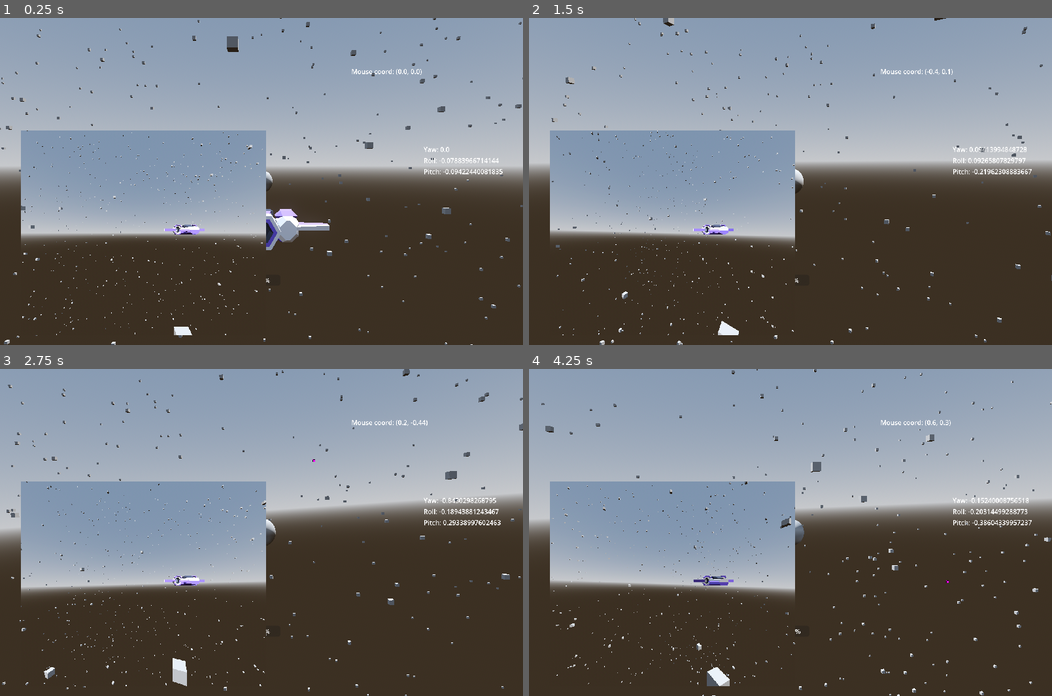
Above: before the commit, frames 1-4 (two rows, left to right).
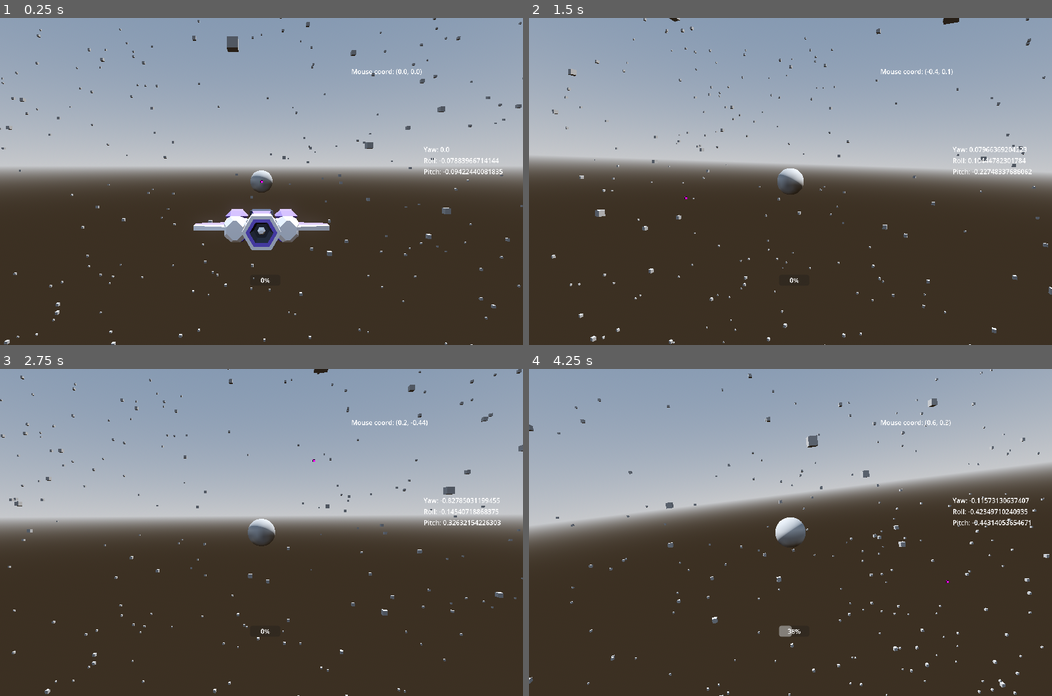
Above: after the commit, the same moments.

Repository: cgorto/space-ships
Game: Godot game, scene res://scenes/test_scene.tscn
Two runs of this game, one before a commit and one after it. Both use one fixed random seed, a clock stepped at 60 frames per second and the inputs below.
Inputs (mouse positions are in pixels of both pictures, inside the frame that each line leads up to):
- Up to frame 1 (0.25 s): no input
- Up to frame 2 (1.5 s): move the mouse to (905, 165) at 0.52 s; hold D (move_right) 0.53-1.28 s; move the mouse to (685, 197) at 1.27 s; hold S (move_backward) from 1.28 s (still down)
- Up to frame 3 (2.75 s): move the mouse to (313, 460) at 2.02 s; release S (move_backward) at 2.03 s; hold D (move_right) from 2.03 s (still down)
- Up to frame 4 (4.25 s): move the mouse to (764, 597) at 2.77 s; release D (move_right) at 2.78 s; hold W (move_forward) 2.78-3.53 s; move the mouse to (947, 581) at 3.52 s; hold A (move_left) from 3.53 s (still down)

The runs differ from the first frame. In frame 1, 16% of the frame differs, in the area x 4-51%, y 34-97%; in frame 2, 20%; in frame 3, 22%; in frame 4, 24%, in the area x 0-100%, y 0-100%.

Commit message:
corrected look ahead dir

Diff:
--- a/scenes/game_object/ship_camera/camera_rig.gd
+++ b/scenes/game_object/ship_camera/camera_rig.gd
@@ -5,9 +5,9 @@
 @export var fancy_cam: bool
 
 @export_category("Lookahead Values")
-@export var horizontal_turn_angle: float = deg_to_rad(15)
-@export var vertical_turn_up_angle: float = deg_to_rad(5)
-@export var vertical_turn_down_angle: float = deg_to_rad(15)
+@export var horizontal_turn_angle: float = deg_to_rad(30)
+@export var vertical_turn_up_angle: float = deg_to_rad(10)
+@export var vertical_turn_down_angle: float = deg_to_rad(30)
 
 @onready var camera: Node3D = $LookAheadRig/MainCamera
 @onready var look_ahead_rig: Node3D = $LookAheadRig
@@ -43,15 +43,43 @@
 	mouse_screen_y = clamp(mouse_screen_y, -1.0, 1.0)
 
 	var horizontal: float = horizontal_turn_angle * mouse_screen_x
-	var vertical: float = vertical_turn_up_angle * mouse_screen_y if mouse_screen_y < 0.0 else vertical_turn_down_angle * mouse_screen_y
+	var vertical: float = vertical_turn_down_angle * mouse_screen_y if mouse_screen_y < 0.0 else vertical_turn_up_angle * mouse_screen_y
 
-	var target_rotation: Quaternion = Quaternion.from_euler(Vector3(-vertical, - horizontal , 0))
-	look_ahead_rig.quaternion = Util.qt_damp(-look_ahead_rig.quaternion,target_rotation, smooth_speed, delta)
+	var target_rotation: Quaternion = Quaternion.from_euler(Vector3(-vertical, horizontal , 0))
+	look_ahead_rig.transform.basis = Basis(Util.qt_damp(look_ahead_rig.quaternion,target_rotation, smooth_speed, delta))
 
 	var lookahead_pos: Vector3 = ship.global_position-(ship.global_transform.basis.z * 100)
 	$LookAheadRig/MainCamera/Camera3D/RayCast3D.target_position = camera.to_local(lookahead_pos)
 	#var camera_rotation: Quaternion = Util.qt_look_at(lookahead_pos - camera.global_position, look_ahead_rig.global_transform.basis.y)
 	var camera_rotation: Quaternion = Util.qt_look_at(camera.to_local(lookahead_pos), look_ahead_rig.global_transform.basis.y)
+	#double localizing it???
+
 
 	camera.look_at(lookahead_pos, look_ahead_rig.global_transform.basis.y)
 	#camera.global_transform.basis = Basis(camera_rotation)
+
+
+
+
+
+#.look_at source:
+
+#void Node3D::look_at(const Vector3 &p_target, const Vector3 &p_up, bool p_use_model_front) {
+	#ERR_THREAD_GUARD;
+	#ERR_FAIL_COND_MSG(!is_inside_tree(), "Node not inside tree. Use look_at_from_position() instead.");
+	#Vector3 origin = get_global_transform().origin;
+	#look_at_from_position(origin, p_target, p_up, p_use_model_front);
+#}
+#
+#void Node3D::look_at_from_position(const Vector3 &p_pos, const Vector3 &p_target, const Vector3 &p_up, bool p_use_model_front) {
+	#ERR_THREAD_GUARD;
+	#ERR_FAIL_COND_MSG(p_pos.is_equal_approx(p_target), "Node origin and target are in the same position, look_at() failed.");
+	#ERR_FAIL_COND_MSG(p_up.is_zero_approx(), "The up vector can't be zero, look_at() failed.");
+	#ERR_FAIL_COND_MSG(p_up.cross(p_target - p_pos).is_zero_approx(), "Up vector and direction between node origin and target are aligned, look_at() failed.");
+#
+	#Vector3 forward = p_target - p_pos;
+	#Basis lookat_basis = Basis::looking_at(forward, p_up, p_use_model_front);
+	#Vector3 original_scale = get_scale();
+	#set_global_transform(Transform3D(lookat_basis, p_pos));
+	#set_scale(original_scale);
+#}
--- a/scenes/test_scene.tscn
+++ b/scenes/test_scene.tscn
@@ -66,6 +66,7 @@
 debug_shape_thickness = 5
 
 [node name="CanvasLayer" type="CanvasLayer" parent="CameraRig"]
+visible = false
 
 [node name="SubViewportContainer" type="SubViewportContainer" parent="CameraRig/CanvasLayer"]
 offset_left = 52.0
@@ -76,7 +77,7 @@
 [node name="SubViewport" type="SubViewport" parent="CameraRig/CanvasLayer/SubViewportContainer"]
 handle_input_locally = false
 size = Vector2i(600, 500)
-render_target_update_mode = 4
+render_target_update_mode = 0
 
 [node name="Cam" type="Node3D" parent="CameraRig/CanvasLayer/SubViewportContainer/SubViewport"]
 
